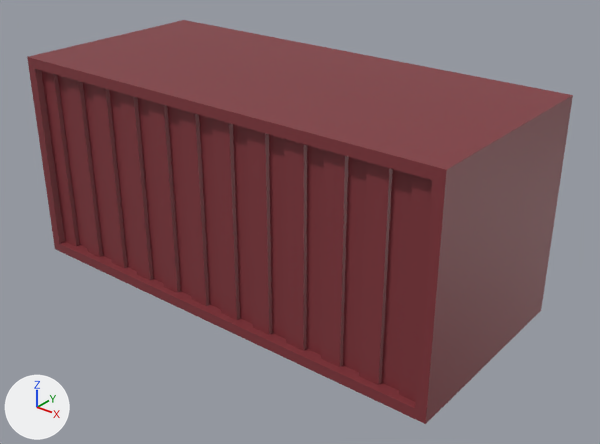
The Blender file data/Assets/Meshes/Parts/Crate 2.blend: old version first, new version second.
The view is the same before and after, from a 50 mm lens placed at (9.8, -11.64, 6.48), pointed at (0.51, -0.03, -0.71). Every picture has the same lights, and +X, +Y and +Z are marked at lower left.

Script lines for the objects in view, before the commit:
```python
mat_mat_box = principled_material('mat_box')
mat_mat_box.base_color = (0.227, 0.0366, 0.0459)  # red #83363c
me_cube_054 = bpy.data.meshes.new('Cube.054')
me_cube_054.from_pydata(...)  # 236 vertices, 211 faces; spans x -4.79..4.79, y -2.18..0.0, z -2.18..2.18
me_cube_054.materials.append(mat_mat_box)  # red #83363c
ob_box_001 = bpy.data.objects.new('Box.001', me_cube_054)
ob_box_001.location = (0.0, 0.0, 0.0)
_m = ob_box_001.modifiers.new('Mirror', 'MIRROR')
_m.use_axis = (False, True, False)
```
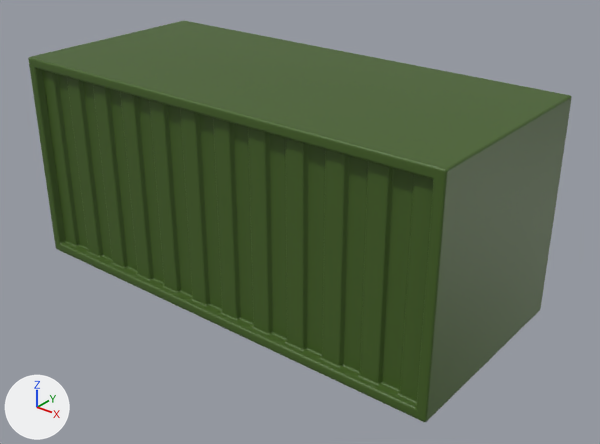
Boxes (x1, y1, x2, y2) around the edits, measured in the pictures (600 x 444 px):
'Box.001', recoloured, shading changed, modifiers changed: before (27, 20, 573, 424); after (28, 21, 572, 422)

Patch to the scene script:
```diff
--- a/data/Assets/Meshes/Parts/Crate 2.blend.py
+++ b/data/Assets/Meshes/Parts/Crate 2.blend.py
@@ mat_mat_box @@
 mat_mat_box = principled_material('mat_box')
-mat_mat_box.base_color = (0.227, 0.0366, 0.0459)  # red #83363c
+mat_mat_box.base_color = (0.0584, 0.119, 0.0167)  # dark green #446123
@@ me_cube_054 @@
 me_cube_054.from_pydata(...)  # 236 vertices, 211 faces; spans x -4.79..4.79, y -2.18..0.0, z -2.18..2.18
 # used by ob_box_001; location = (0.0, 0.0, 0.0)
+# me_cube_054 part 1: all faces are now shaded smooth (211 of 211 changed)
 me_cube_054.materials.append(mat_mat_box)
@@ ob_box_001 @@
 _m = ob_box_001.modifiers.new('Mirror', 'MIRROR')
 _m.use_axis = (False, True, False)
+_m = ob_box_001.modifiers.new('Bevel', 'BEVEL')
+_m.segments = 2
+_m = ob_box_001.modifiers.new('WeightedNormal', 'WEIGHTED_NORMAL')
```
